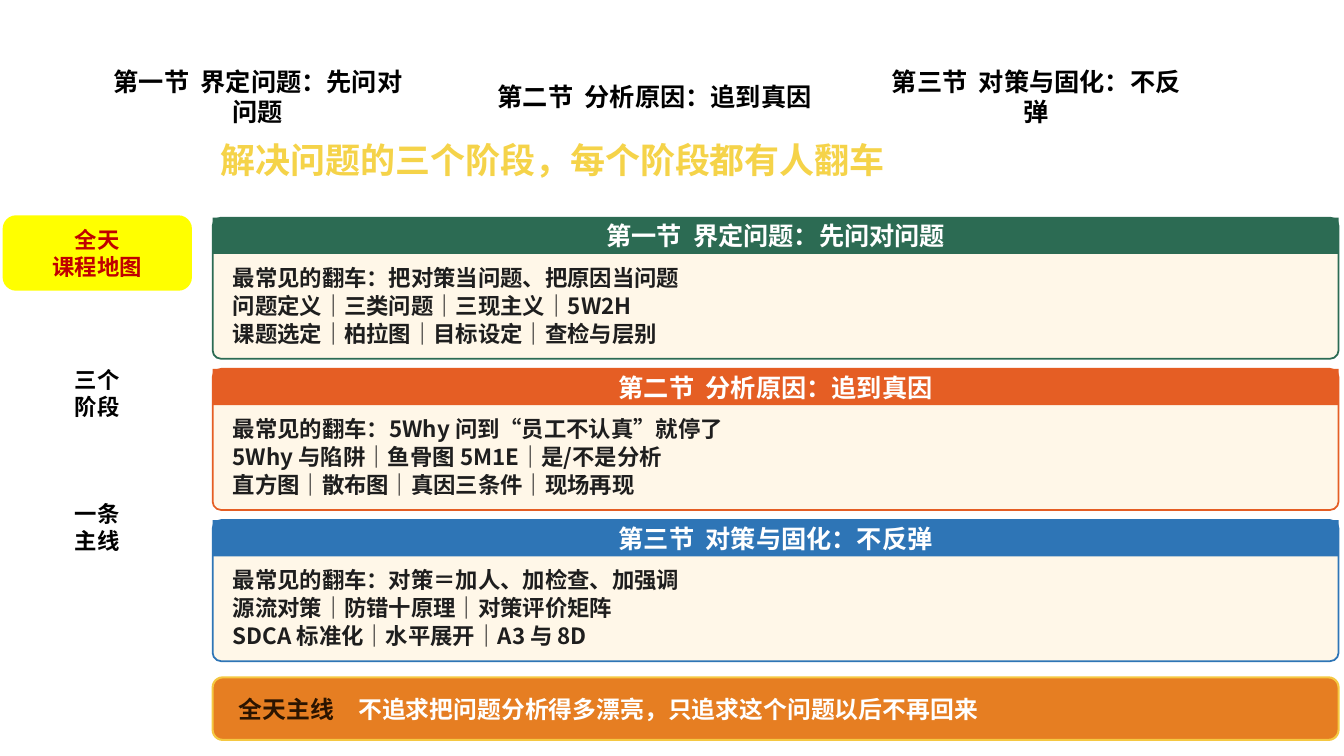
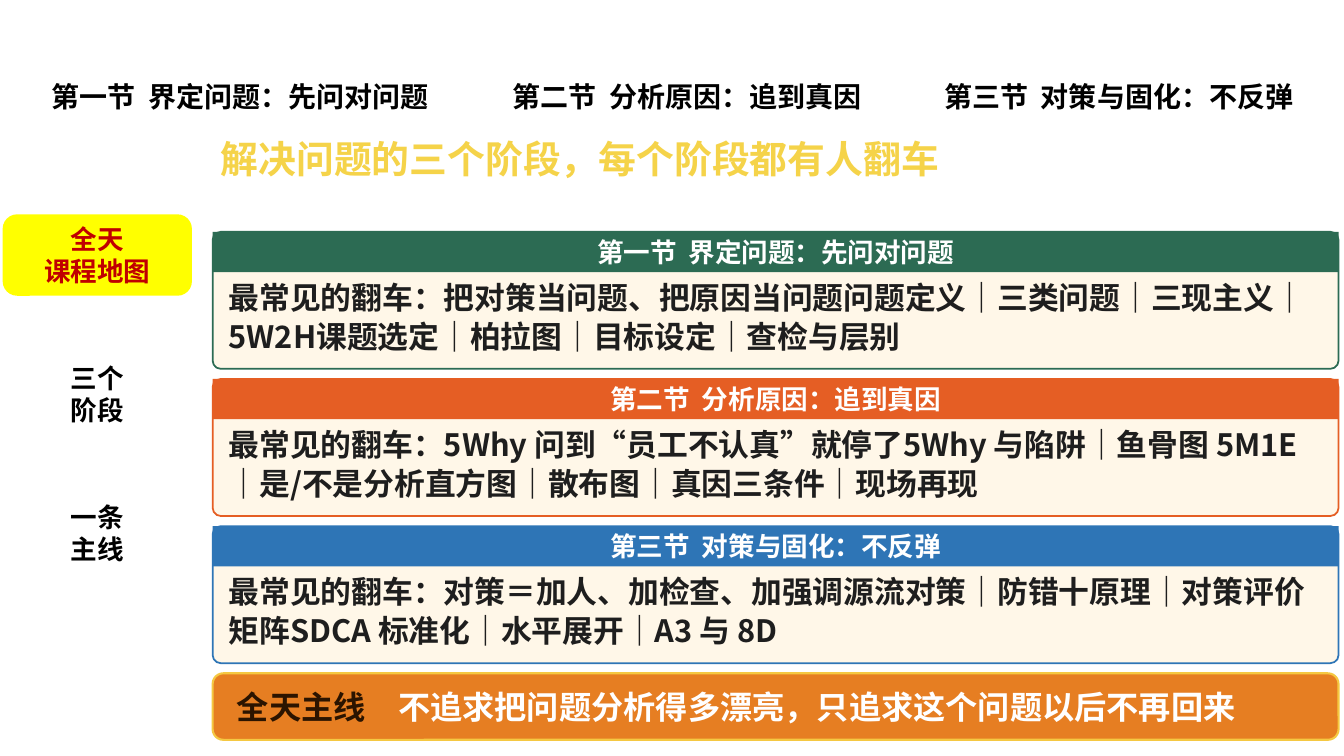
Before and after one commit to caixinyu2017-star/xixi, a slide deck: slide 3 of 管理技能课-问题分析与解决.pptx. Drawn at 1344x756 pixels with LibreOffice and Linux fonts; fonts in the diff are those of the drawing; background and template pictures are left out. Boxes give left, top, right and bottom in pixels: in the first picture for what was removed or moved away, otherwise in the second. Text is boxed around its words. In the diff, an @@ line names an element or a change of style, - is before the commit and + after.

```diff
--- a/管理技能课-问题分析与解决.pptx
+++ b/管理技能课-问题分析与解决.pptx
@@ text "问题分析与解决" moved from (x1=30, y1=0, x2=1311, y2=68) to (x1=10, y1=0, x2=1334, y2=68) @@
@@ text "问题分析与解决" at (x1=10, y1=0, x2=1334, y2=68): size 26 to 28 pt; alignment left to centre @@
@@ rounded rectangle "第一节 界定问题：先问对问题" resized from (x1=92, y1=73, x2=424, y2=120) to (x1=16, y1=73, x2=465, y2=120) @@
@@ rounded rectangle "第二节 分析原因：追到真因" resized from (x1=465, y1=73, x2=845, y2=120) to (x1=479, y1=73, x2=896, y2=120) @@
@@ size 18 to 20 pt in 3 elements at (x1=479, y1=73, x2=896, y2=120), (x1=16, y1=73, x2=465, y2=120), (x1=910, y1=73, x2=1328, y2=120) @@
@@ rounded rectangle "第三节 对策与固化：不反弹" resized from (x1=876, y1=73, x2=1197, y2=120) to (x1=910, y1=73, x2=1328, y2=120) @@
@@ text "解决问题的三个阶段，每个阶段都有人翻车" at (x1=221, y1=140, x2=939, y2=178): size 25 to 27 pt @@
@@ text "今天把三个阶段的坑一次讲透" rewrapped from (x1=221, y1=217, x2=566, y2=218) to (x1=213, y1=186, x2=1339, y2=226) @@
@@ rounded rectangle "全天" resized from (x1=4, y1=217, x2=191, y2=289) to (x1=4, y1=216, x2=191, y2=294) @@
@@ size 18 to 19 pt in 3 elements at (x1=213, y1=526, x2=1339, y2=567), (x1=213, y1=379, x2=1339, y2=419), (x1=213, y1=232, x2=1339, y2=272) @@
@@ rectangle "第一节 界定问题：先问对问题" resized from (x1=213, y1=218, x2=1339, y2=254) to (x1=213, y1=232, x2=1339, y2=272) @@
@@ rounded rectangle resized from (x1=213, y1=218, x2=1339, y2=359) to (x1=213, y1=232, x2=1339, y2=369) @@
@@ text at (x1=229, y1=282, x2=1305, y2=352): text changed; size 16 to 22 pt @@
-最常见的翻车：把对策当问题、把原因当问题
-问题定义｜三类问题｜三现主义｜5W2H
-课题选定｜柏拉图｜目标设定｜查检与层别
+最常见的翻车：把对策当问题、把原因当问题问题定义｜三类问题｜三现主义｜5W2H课题选定｜柏拉图｜目标设定｜查检与层别
@@ rounded rectangle "三个" resized from (x1=4, y1=357, x2=191, y2=430) to (x1=4, y1=355, x2=191, y2=434) @@
@@ rectangle "第二节 分析原因：追到真因" resized from (x1=213, y1=369, x2=1339, y2=405) to (x1=213, y1=379, x2=1339, y2=419) @@
@@ rounded rectangle resized from (x1=213, y1=369, x2=1339, y2=510) to (x1=213, y1=379, x2=1339, y2=516) @@
@@ text at (x1=229, y1=429, x2=1297, y2=501): text changed; size 16 to 22 pt @@
-最常见的翻车：5Why 问到“员工不认真”就停了
-5Why 与陷阱｜鱼骨图 5M1E｜是/不是分析
-直方图｜散布图｜真因三条件｜现场再现
+最常见的翻车：5Why 问到“员工不认真”就停了5Why 与陷阱｜鱼骨图 5M1E｜是/不是分析直方图｜散布图｜真因三条件｜现场再现
@@ size 16 to 19 pt in 3 elements at (x1=4, y1=355, x2=191, y2=434), (x1=4, y1=216, x2=191, y2=294), (x1=4, y1=494, x2=191, y2=573) @@
@@ rounded rectangle "一条" resized from (x1=4, y1=491, x2=191, y2=564) to (x1=4, y1=494, x2=191, y2=573) @@
@@ rectangle "第三节 对策与固化：不反弹" resized from (x1=213, y1=520, x2=1339, y2=557) to (x1=213, y1=526, x2=1339, y2=567) @@
@@ rounded rectangle resized from (x1=213, y1=520, x2=1339, y2=661) to (x1=213, y1=526, x2=1339, y2=663) @@
@@ text at (x1=229, y1=576, x2=1305, y2=646): text changed; size 16 to 22 pt @@
-最常见的翻车：对策＝加人、加检查、加强调
-源流对策｜防错十原理｜对策评价矩阵
-SDCA 标准化｜水平展开｜A3 与 8D
+最常见的翻车：对策＝加人、加检查、加强调源流对策｜防错十原理｜对策评价矩阵SDCA 标准化｜水平展开｜A3 与 8D
@@ rounded rectangle resized from (x1=213, y1=678, x2=1339, y2=740) to (x1=213, y1=674, x2=1339, y2=740) @@
@@ text "全天主线 不追求把问题分析得多漂亮，只追求这个问题以后不再回来" at (x1=237, y1=691, x2=1235, y2=724): size 17 to 23 pt @@
```
Also in this commit, not shown: 59 other slides changed, 28 other files.
